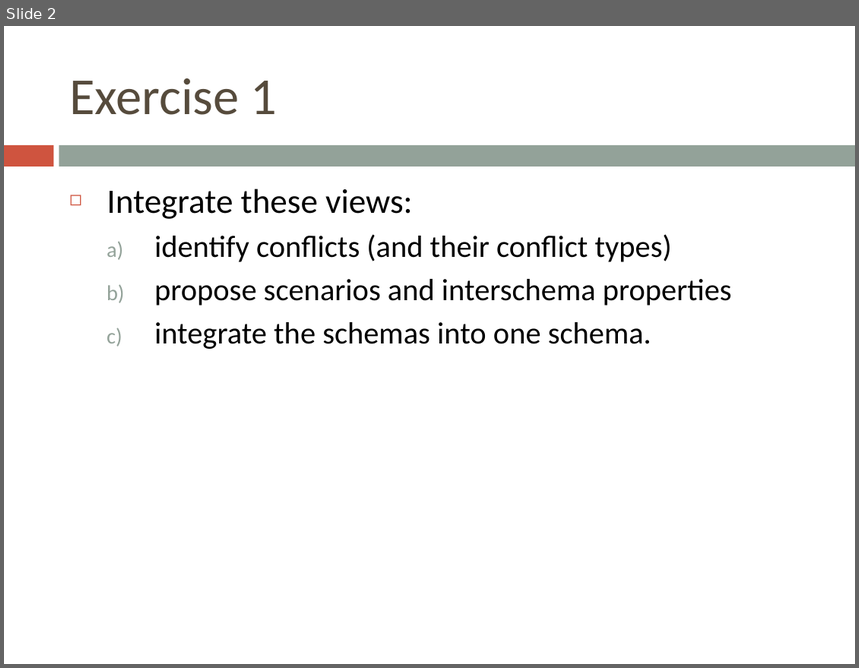
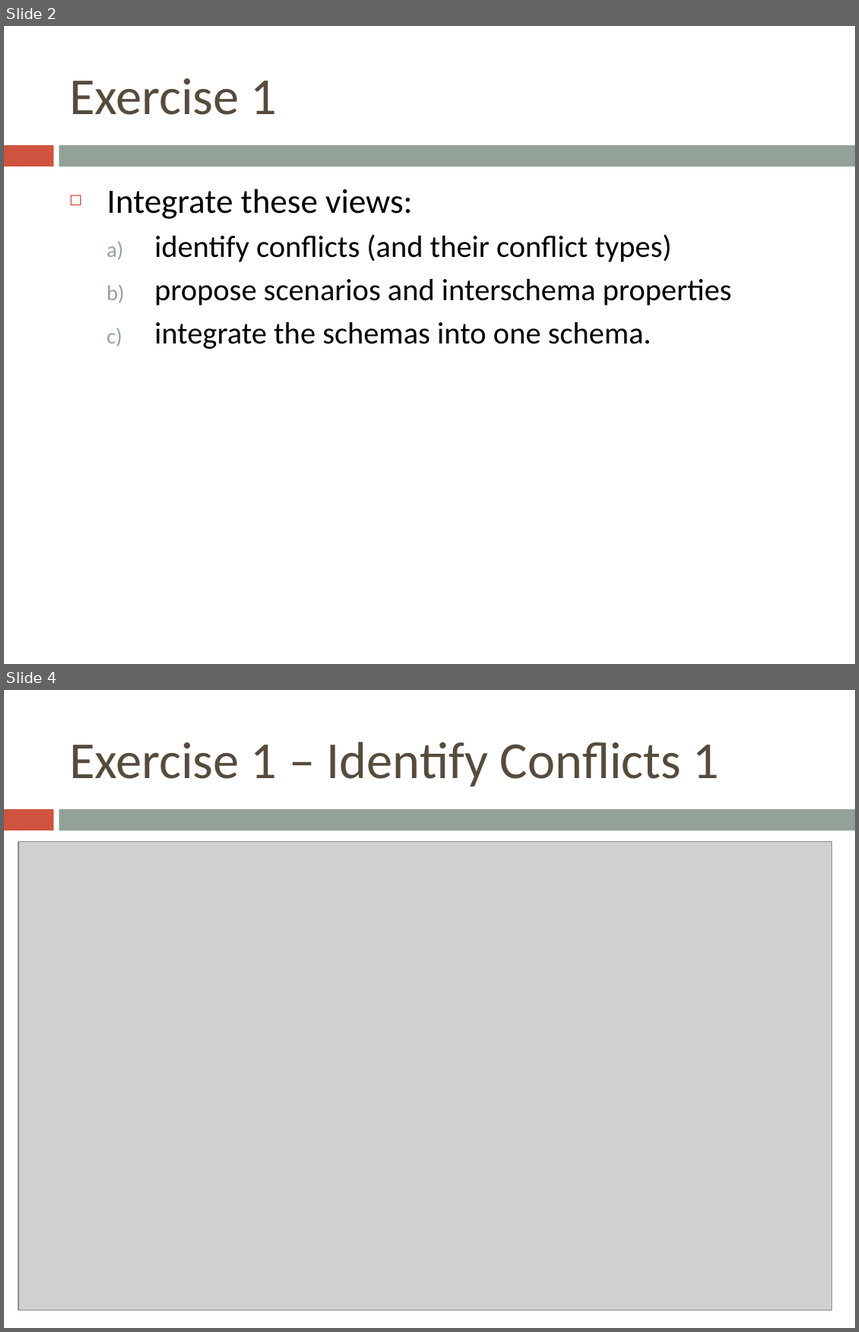
Before and after one commit to bugxd/DBTech, a slide deck: Assignment_4.pptx. Shown one above the other, each under a label of ours: slide 2 before the commit, slides 2 and 4 after it; the slides between them are not shown. The pictures are 859x668 and 859x1332 pixels, drawn with LibreOffice and Linux fonts; fonts in the diff are those of the drawing; grey boxes stand for pictures. Boxes give left, top, right and bottom in pixels: in the first picture for what was removed or moved away, otherwise in the second. Text is boxed around its words. In the diff, an @@ line names an element or a change of style, - is before the commit and + after.

```diff
--- a/Assignment_4.pptx
+++ b/Assignment_4.pptx
@@ slide 4 added at [4,690,855,1328], background #FFFFFF; not listed: 2 template elements that a slide beside it also shows @@
@@ title added at [69,742,720,787], 44 pt, text #564B3C @@
+Exercise 1 – Identify Conflicts 1
@@ picture added at [18,841,832,1310] @@
```
Also in this commit, not shown: 1 slide changed, 2 other slides added, 10 other files.
